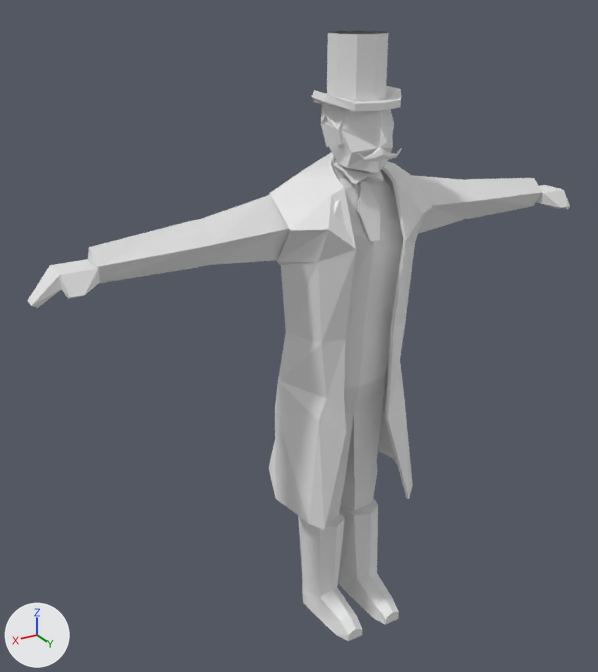
The Blender file assets/models/groundskeeper/groundskeeper.blend, before and after one commit.
The view is the same before and after, from a 50 mm lens placed at (3.23, 4.76, 4.83), pointed at (0.28, -0.15, 2.38). Arrows for +X, +Y and +Z are at lower left; the lights stay in place. The first picture is the older version.

In view in the first picture: 'CollarAndTie', 'Groundskeeper', 'Hair', 'Hat', 'Jacket', 'Moustache'.
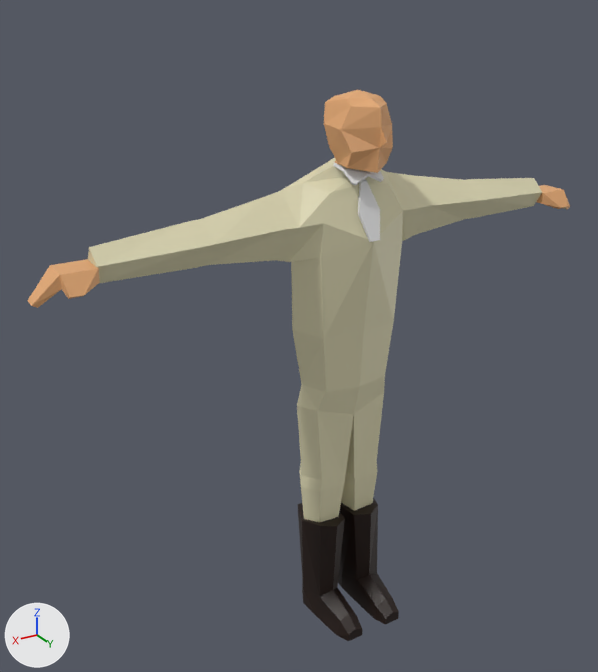
Commit message: Started painting the groundskeeper

The edits, one by one:
Picture 'Groundskeeper' (img_groundskeeper) is new.
Material 'Material' (mat_material) is new.
Its texture is img_groundskeeper.
me_cube_001 has 137 vertices, 118 faces and spans x -7.22..0.0, y -0.98..1.81, z -7.93..5.59.
me_cube_001 is used by ob_groundskeeper; location (0.0, 0.0, 2.436); scale (0.31, 0.31, 0.31).
me_cube_001 part 1: texture (UV) coordinates of 118 of 118 faces, centred in x -7.16..-0.07, y -0.76..1.81, z -7.93..5.5, changed; they spanned u 0.0..1.0, v 0.0..1.0 and now span u 0.01..0.99, v 0.01..0.98.
me_cube_001 gains material mat_material (picture img_groundskeeper).
Object 'Hair' (ob_hair) is now hidden.
Object 'Hat' (ob_hat) is now hidden.
Object 'Jacket' (ob_jacket) is now hidden.
Object 'Moustache' (ob_moustache) is now hidden.

Changed parts and their boxes (x1, y1, x2, y2) in the pictures (598 x 672 px):
'Groundskeeper', recoloured, surface changed
    both: (27, 110, 570, 641)
'Jacket', hidden
    before: (269, 152, 432, 531)
'Hat', hidden
    before: (312, 30, 402, 111)
'Hair', hidden
    before: (321, 104, 394, 147)
'Moustache', hidden
    before: (358, 147, 402, 162)
part 1 of me_cube_001, surface changed
    before: (27, 110, 570, 641)
    after: (27, 90, 570, 641)
